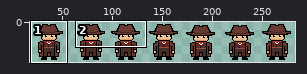
Sprite sheet: Assets/03.ArtWork/Sprite/Player/PlayerIdle.png. Above: a wide view before the commit, with the close-up outlined.
Close-up. First the earlier version:
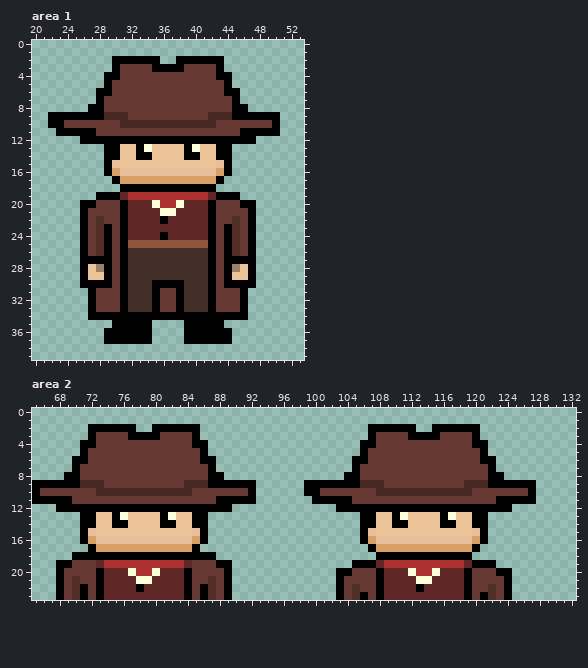
The file is 500x40 pixels. Shown: area 1: x 20..53, y 0..39; area 2: x 65..132, y 0..23. The wide view leaves out empty margins. The commit also changed other parts of the picture, which this record leaves out.
And afterwards:
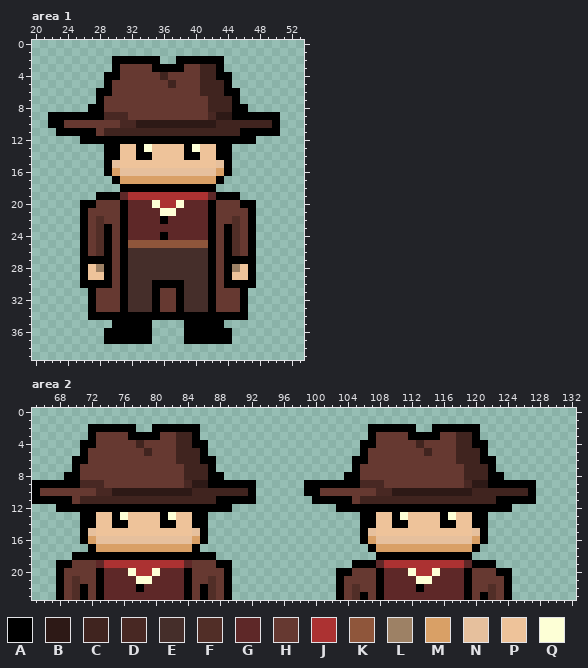
Palette (. is transparent): A #000000  B #2d1916  C #40241f  D #482823  E #452e2a  F #512e27  G #5e2828  H #663931  J #ac3232  K #8f563b  L #9d8165  M #d9a066  N #e6c09d  P #eec39a  Q #fdffd6
The edit:
Area 1:
The edit turns colour D into colour B in row 9 at x 43 to 44; in row 10 at x 33 to 42.
The edit turns colour H into colour C in row 3 at x 41 to 42; in row 4 at x 36 and 41 to 42; in row 5 at x 37 and 41 to 43; in row 6 at x 41 to 43; in rows 7 to 8 at x 42 to 44; in row 10 at x 43 to 49.
The edit turns colour H into colour C in row 11 at x 29 to 45.
Area 2:
The edit turns colour D into colour B in row 9 at x 85 to 86 and 120 to 121; in row 10 at x 75 to 84 and 110 to 119.
The edit turns colour H into colour C in row 3 at x 83 to 84 and 118 to 119; in row 4 at x 78, 83 to 84, 113 and 118 to 119; in row 5 at x 79, 83 to 85, 114 and 118 to 120; in row 6 at x 83 to 85 and 118 to 120; in rows 7 to 8 at x 84 to 86 and 119 to 121; in row 10 at x 85 to 91 and 120 to 126.
The edit turns colour H into colour C in row 11 at x 71 to 87 and 106 to 122.
